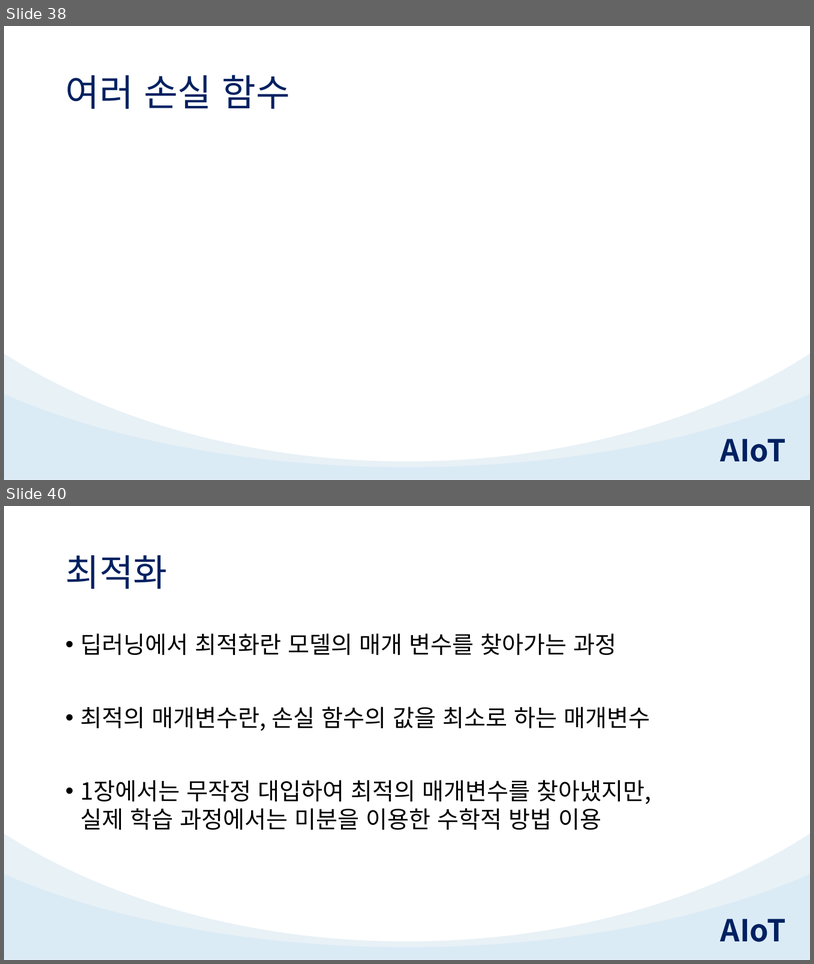
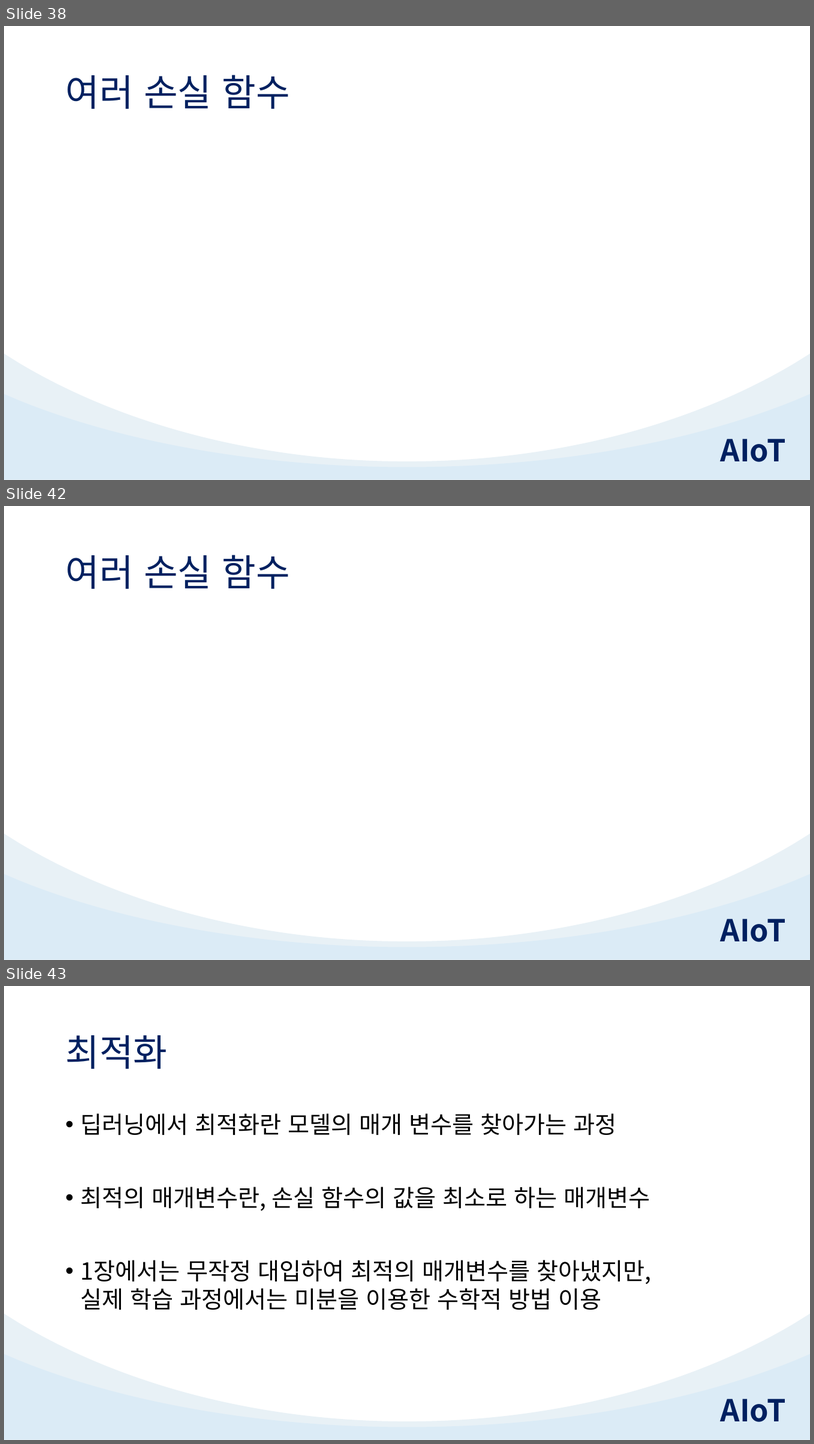
Before and after one commit to TeamAIoT/deep-learning, a slide deck: Course Materials/Chapter02_Mathematics.pptx. Shown one above the other, each under a label of ours: slides 38 and 40 before the commit, slides 38, 42 and 43 after it; the slides between them are not shown. The pictures are 814x964 and 814x1444 pixels, drawn with LibreOffice and Linux fonts; fonts in the diff are those of the drawing; grey boxes stand for pictures. Boxes give left, top, right and bottom in pixels: in the first picture for what was removed or moved away, otherwise in the second. Text is boxed around its words. In the diff, an @@ line names an element or a change of style, - is before the commit and + after.

```diff
--- a/Course Materials/Chapter02_Mathematics.pptx
+++ b/Course Materials/Chapter02_Mathematics.pptx
@@ slide 42 added at <box>4,506,810,960</box>, background #FFFFFF; not listed: 3 template elements that a slide beside it also shows @@
@@ title added at <box>65,555,290,589</box>, 44 pt, text #002060 @@
+여러 손실 함수
@@ what was slide 40 is now slide 43 @@
```
Also in this commit, not shown: 1 slide changed, 2 other slides added, 3 other files.
